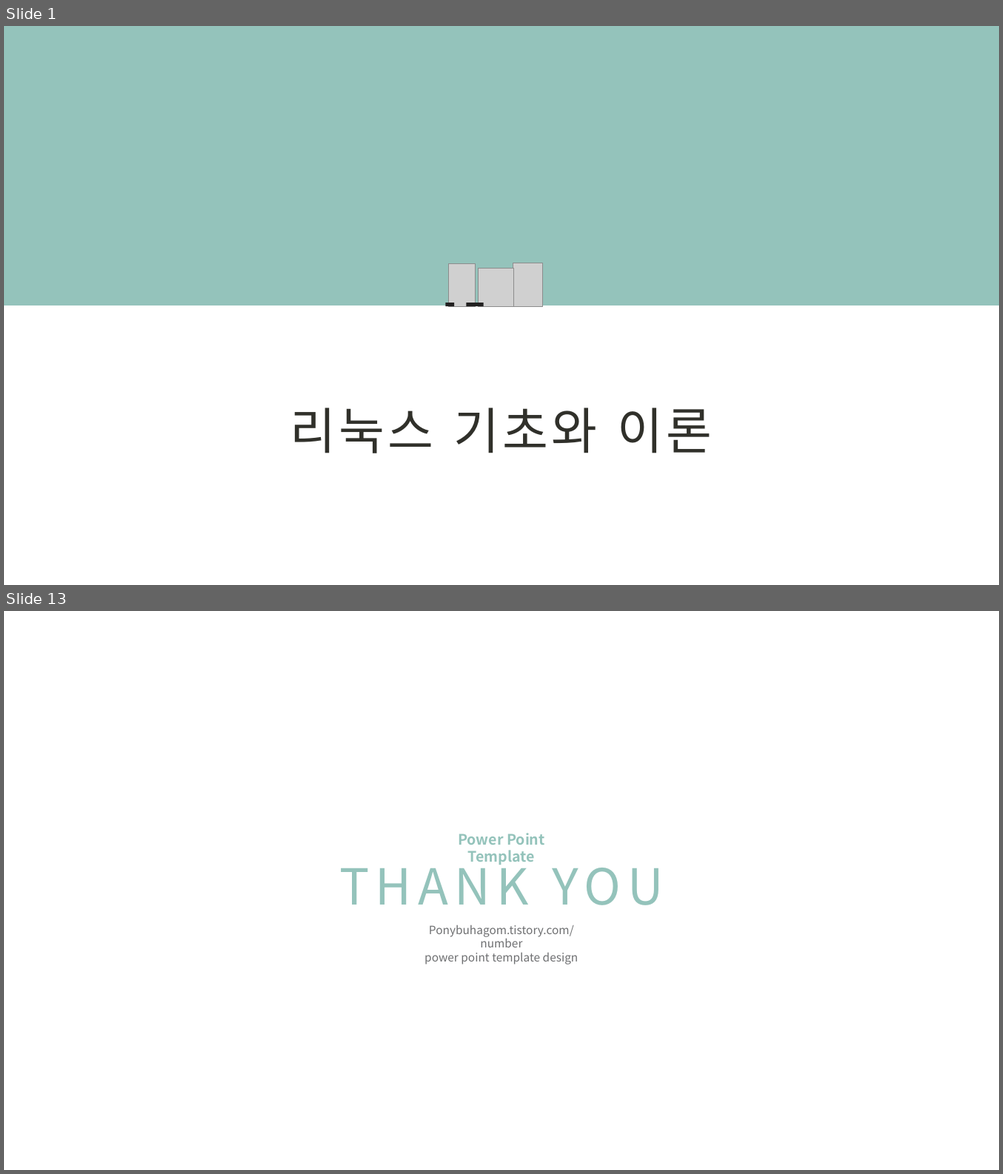
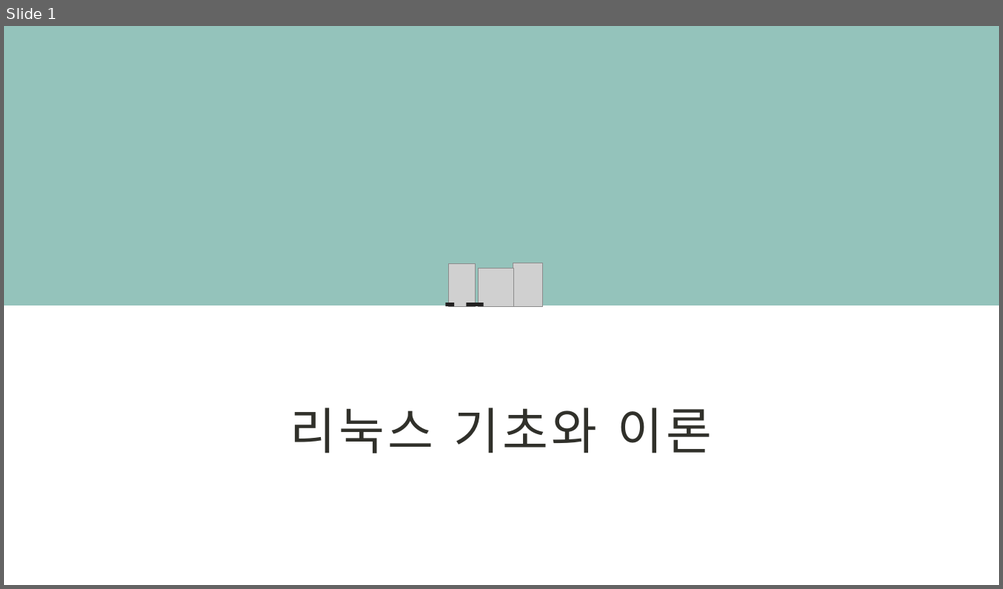
Before and after one commit to JEONGBEOMKO/Linux-Server, a slide deck: 리눅스 운영파트/실습 환경 구축하기.pptx. Shown one above the other, each under a label of ours: slides 1 and 13 before the commit, slide 1 after it; the slides between them are not shown. The pictures are 1003x1174 and 1003x589 pixels, drawn with LibreOffice and Linux fonts; fonts in the diff are those of the drawing; grey boxes stand for pictures. Boxes give left, top, right and bottom in pixels: in the first picture for what was removed or moved away, otherwise in the second. Text is boxed around its words. In the diff, an @@ line names an element or a change of style, - is before the commit and + after.

```diff
--- a/리눅스 운영파트/실습 환경 구축하기.pptx
+++ b/리눅스 운영파트/실습 환경 구축하기.pptx
@@ slide 13 removed at [4, 611, 999, 1170], background #FFFFFF @@
@@ text removed at [339, 854, 528, 905] @@
-THANK YOU
@@ text removed at [458, 833, 545, 865] @@
-Power Point Template
@@ text removed at [424, 925, 578, 965] @@
-Ponybuhagom.tistory.com/number
-power point template design
```
Also in this commit, not shown: 11 slides changed, 1 slide added.
